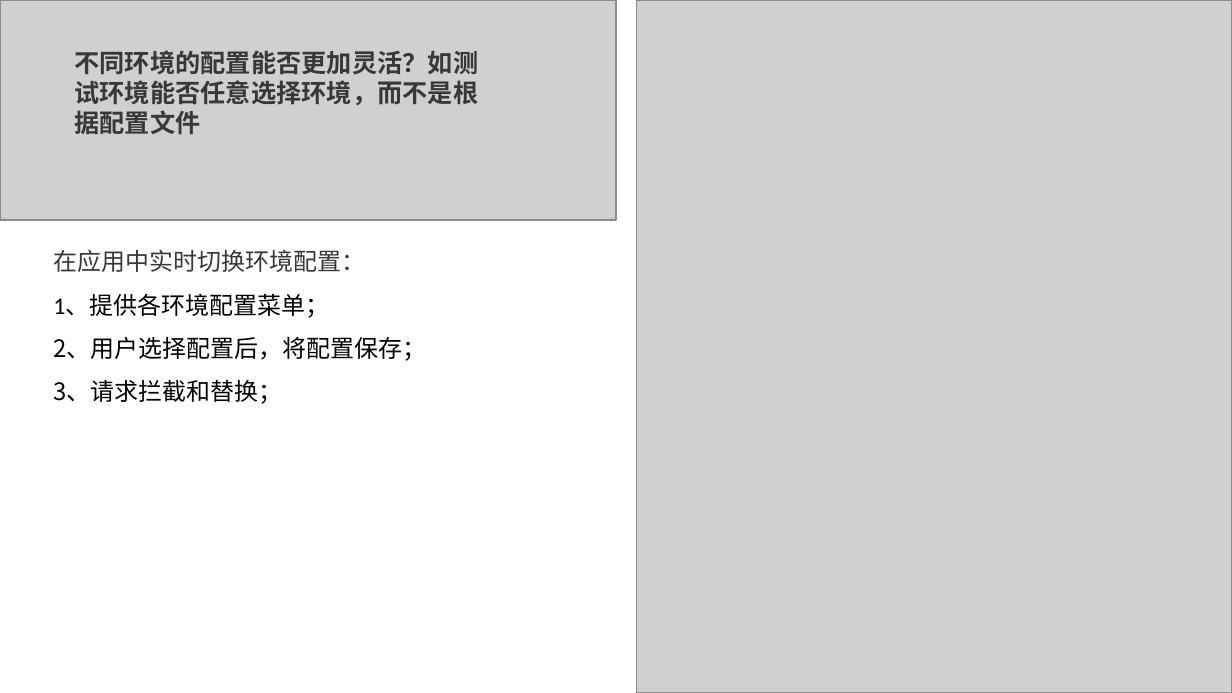
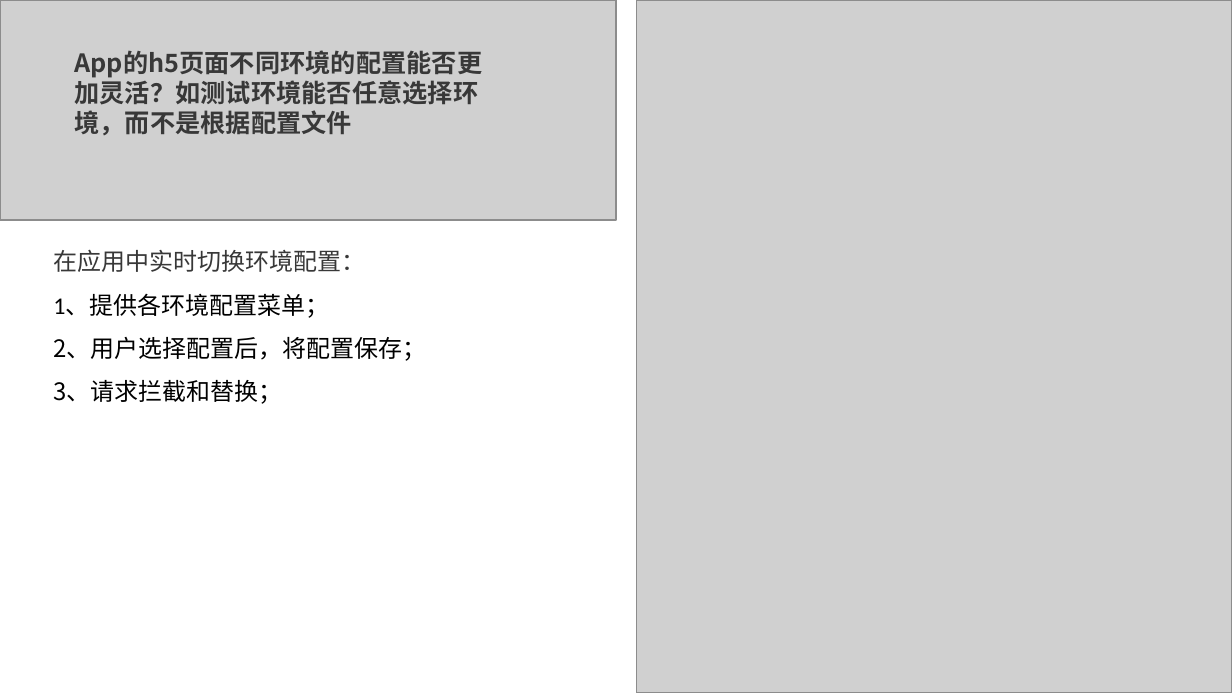
Before and after one commit to xuqunhai/python, a slide deck: slide 18 of rx/Vue项目最佳实践.pptx. Drawn at 1232x693 pixels with LibreOffice and Linux fonts; fonts in the diff are those of the drawing; grey boxes stand for pictures. Boxes give left, top, right and bottom in pixels: in the first picture for what was removed or moved away, otherwise in the second. Text is boxed around its words. In the diff, an @@ line names an element or a change of style, - is before the commit and + after.

```diff
--- a/rx/Vue项目最佳实践.pptx
+++ b/rx/Vue项目最佳实践.pptx
@@ text at [74,76,478,135]: text changed @@
-不同环境的配置能否更加灵活？如测试环境能否任意选择环境，而不是根据配置文件
+App的h5页面不同环境的配置能否更加灵活？如测试环境能否任意选择环境，而不是根据配置文件
```
Also in this commit, not shown: 22 other slides changed, 2 slides added, 5 slides removed, 5 other files.
